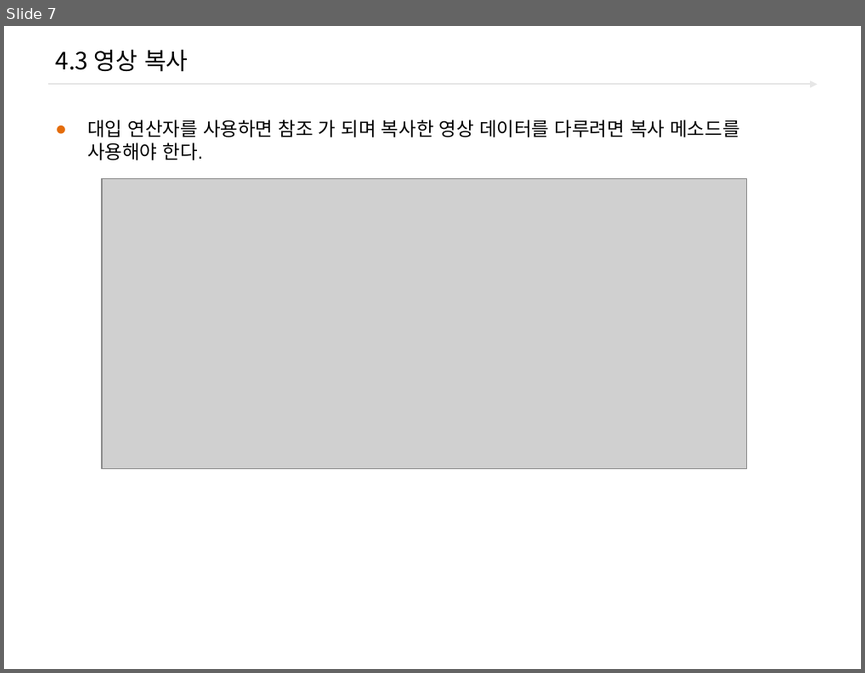
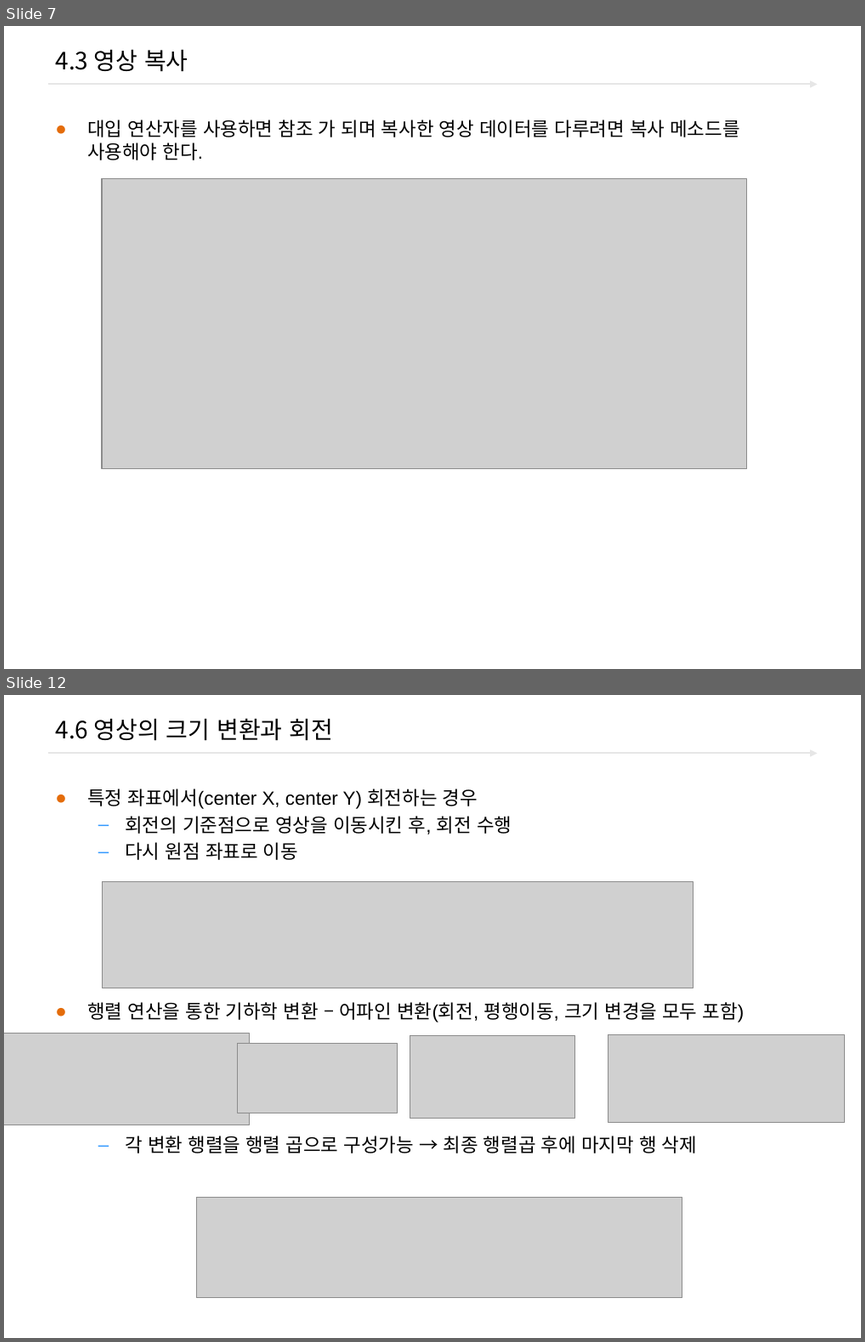
Before and after one commit to freshmea/ict_robot_dajung, a slide deck: pdf_ppt/2.OpenCV/Open_cv_04_기본 연산.pptx. Shown one above the other, each under a label of ours: slide 7 before the commit, slides 7 and 12 after it; the slides between them are not shown. The pictures are 865x673 and 865x1342 pixels, drawn with LibreOffice and Linux fonts; fonts in the diff are those of the drawing; grey boxes stand for pictures; background and template pictures are left out. Boxes give left, top, right and bottom in pixels: in the first picture for what was removed or moved away, otherwise in the second. Text is boxed around its words. In the diff, an @@ line names an element or a change of style, - is before the commit and + after.

```diff
--- a/pdf_ppt/2.OpenCV/Open_cv_04_기본 연산.pptx
+++ b/pdf_ppt/2.OpenCV/Open_cv_04_기본 연산.pptx
@@ slide 12 added at [4, 695, 861, 1338], background #FFFFFF; not listed: 1 template element that a slide beside it also shows @@
@@ title added at [55, 718, 334, 741], 20 pt, text #000000 @@
+4.6 영상의 크기 변환과 회전
@@ text added at [87, 789, 744, 1153], 16 pt, text #000000 @@
+● 특정 좌표에서(center X, center Y) 회전하는 경우
+  – 회전의 기준점으로 영상을 이동시킨 후, 회전 수행
+  – 다시 원점 좌표로 이동
+● 행렬 연산을 통한 기하학 변환 – 어파인 변환(회전, 평행이동, 크기 변경을 모두 포함)
+  – 각 변환 행렬을 행렬 곱으로 구성가능 → 최종 행렬곱 후에 마지막 행 삭제
@@ picture added at [102, 882, 692, 988] @@
@@ picture added at [4, 1032, 249, 1124] @@
@@ picture added at [237, 1043, 398, 1113] @@
@@ picture added at [410, 1035, 575, 1117] @@
@@ picture added at [608, 1034, 845, 1122] @@
@@ picture added at [196, 1197, 681, 1298] @@
```
Also in this commit, not shown: 1 slide changed, 8 other slides added.
